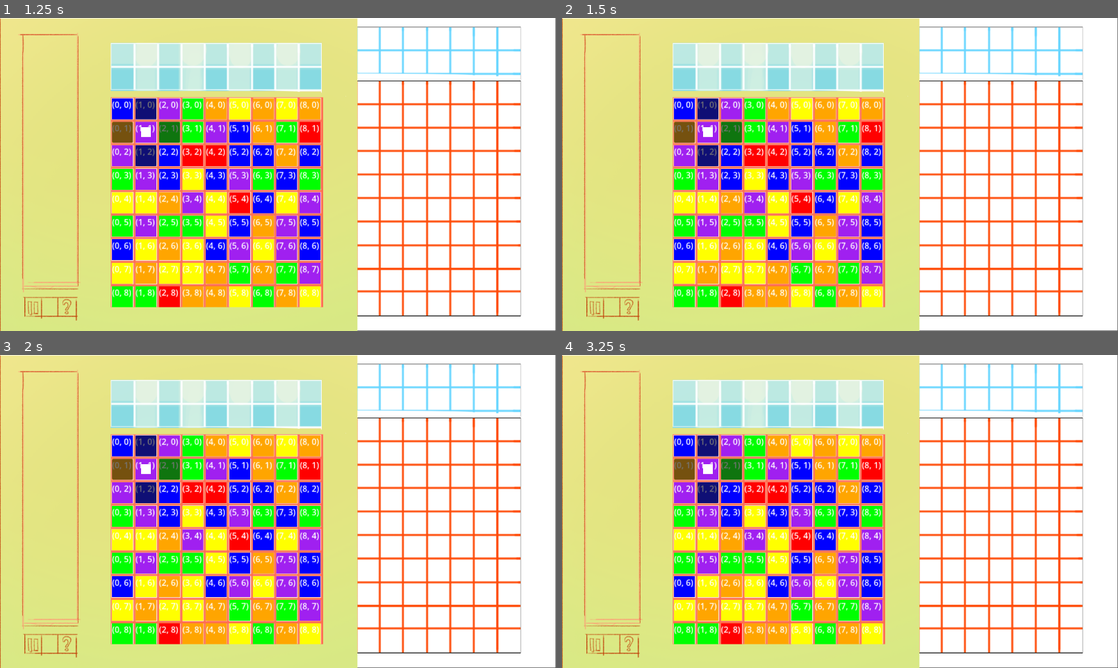
Above: before the commit, frames 1-4 (two rows, left to right).
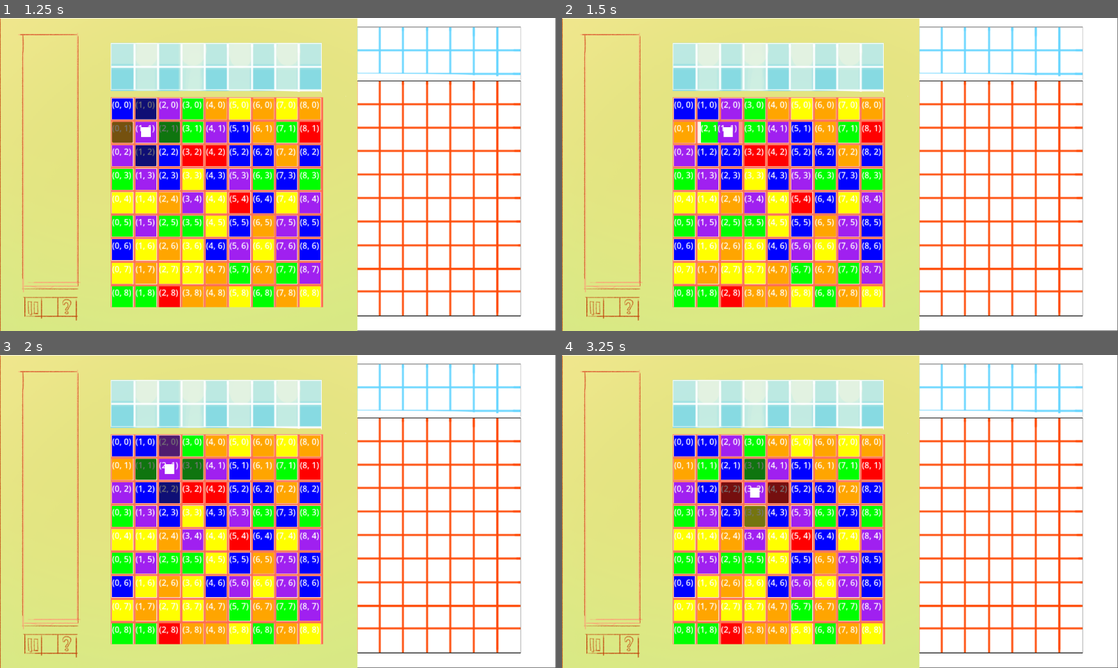
Above: after the commit, the same moments.

Repository: hulien22/gmtk2023
Game: Godot game, scene res://scenes/main.tscn
Two runs of this game, one before a commit and one after it. Both use one fixed random seed, a clock stepped at 60 frames per second and the inputs below.
Inputs (mouse positions are in pixels of both pictures, inside the frame that each line leads up to):
- Up to frame 1 (1.25 s): click (144, 133) at 0.52 s
- Up to frame 2 (1.5 s): tap Enter at 1.25 s; hold Right (player_movement_right, bound only after the commit) from 1.28 s (still down)
- Up to frame 3 (2 s): keep holding Right (player_movement_right, bound only after the commit)
- Up to frame 4 (3.25 s): tap Space at 2 s; release Right (player_movement_right, bound only after the commit) at 2.03 s; hold S (player_movement_down, bound only after the commit) 2.03-2.78 s; tap Enter at 2.75 s; hold Right (player_movement_right, bound only after the commit) from 2.78 s (still down)

Frame 1 is identical in both runs. In frame 2, 1.3% of the frame differs, in the area x 20-33%, y 25-48%; in frame 3, 2.1%; in frame 4, 2.6%, in the area x 20-41%, y 25-55%.

Commit message:
arrow key controlsgit status

Diff:
--- a/project.godot
+++ b/project.godot
@@ -24,3 +24,30 @@
 
 window/size/viewport_width=1280
 window/size/viewport_height=720
+
+[input]
+
+player_movement_left={
+"deadzone": 0.5,
+"events": [Object(InputEventKey,"resource_local_to_scene":false,"resource_name":"","device":0,"window_id":0,"alt_pressed":false,"shift_pressed":false,"ctrl_pressed":false,"meta_pressed":false,"pressed":false,"keycode":0,"physical_keycode":4194319,"key_label":0,"unicode":0,"echo":false,"script":null)
+, Object(InputEventKey,"resource_local_to_scene":false,"resource_name":"","device":-1,"window_id":0,"alt_pressed":false,"shift_pressed":false,"ctrl_pressed":false,"meta_pressed":false,"pressed":false,"keycode":0,"physical_keycode":65,"key_label":0,"unicode":97,"echo":false,"script":null)
+]
+}
+player_movement_right={
+"deadzone": 0.5,
+"events": [Object(InputEventKey,"resource_local_to_scene":false,"resource_name":"","device":-1,"window_id":0,"alt_pressed":false,"shift_pressed":false,"ctrl_pressed":false,"meta_pressed":false,"pressed":false,"keycode":0,"physical_keycode":4194321,"key_label":0,"unicode":0,"echo":false,"script":null)
+, Object(InputEventKey,"resource_local_to_scene":false,"resource_name":"","device":-1,"window_id":0,"alt_pressed":false,"shift_pressed":false,"ctrl_pressed":false,"meta_pressed":false,"pressed":false,"keycode":0,"physical_keycode":68,"key_label":0,"unicode":100,"echo":false,"script":null)
+]
+}
+player_movement_up={
+"deadzone": 0.5,
+"events": [Object(InputEventKey,"resource_local_to_scene":false,"resource_name":"","device":-1,"window_id":0,"alt_pressed":false,"shift_pressed":false,"ctrl_pressed":false,"meta_pressed":false,"pressed":false,"keycode":0,"physical_keycode":4194320,"key_label":0,"unicode":0,"echo":false,"script":null)
+, Object(InputEventKey,"resource_local_to_scene":false,"resource_name":"","device":-1,"window_id":0,"alt_pressed":false,"shift_pressed":false,"ctrl_pressed":false,"meta_pressed":false,"pressed":false,"keycode":0,"physical_keycode":87,"key_label":0,"unicode":119,"echo":false,"script":null)
+]
+}
+player_movement_down={
+"deadzone": 0.5,
+"events": [Object(InputEventKey,"resource_local_to_scene":false,"resource_name":"","device":-1,"window_id":0,"alt_pressed":false,"shift_pressed":false,"ctrl_pressed":false,"meta_pressed":false,"pressed":false,"keycode":0,"physical_keycode":83,"key_label":0,"unicode":115,"echo":false,"script":null)
+, Object(InputEventKey,"resource_local_to_scene":false,"resource_name":"","device":-1,"window_id":0,"alt_pressed":false,"shift_pressed":false,"ctrl_pressed":false,"meta_pressed":false,"pressed":false,"keycode":0,"physical_keycode":4194322,"key_label":0,"unicode":0,"echo":false,"script":null)
+]
+}
--- a/scenes/Grid.gd
+++ b/scenes/Grid.gd
@@ -104,6 +104,7 @@
 		for w in width:
 			if (abs(player_posn.y - h) + abs(player_posn.x - w) == 1):
 				tiles[h][w].set_clickable(true)
+
 			else:
 				tiles[h][w].set_clickable(false)
 
--- a/scenes/main.gd
+++ b/scenes/main.gd
@@ -15,6 +15,28 @@
 	$PlayerMoveTimer.connect("timeout", _on_playermovetimer_timeout)
 	pass # Replace with function body.
 
+func _input(event):
+	if can_click:
+		if event.is_action_pressed("player_movement_left"):
+			# Get player posn
+			var posn = $Grid2.player_posn
+			if (posn.x > 0):
+				_on_tile_clicked(Vector2(posn.x - 1, posn.y))
+		elif event.is_action_pressed("player_movement_right"):
+			# Get player posn
+			var posn = $Grid2.player_posn
+			if (posn.x < $Grid2.width - 1):
+				_on_tile_clicked(Vector2(posn.x + 1, posn.y))
+		elif event.is_action_pressed("player_movement_up"):
+			# Get player posn
+			var posn = $Grid2.player_posn
+			if (posn.y > 0):
+				_on_tile_clicked(Vector2(posn.x, posn.y - 1))
+		elif event.is_action_pressed("player_movement_down"):
+			# Get player posn
+			var posn = $Grid2.player_posn
+			if (posn.y < $Grid2.height - 1):
+				_on_tile_clicked(Vector2(posn.x, posn.y + 1))
 
 # Called every frame. 'delta' is the elapsed time since the previous frame.
 func _process(delta):
